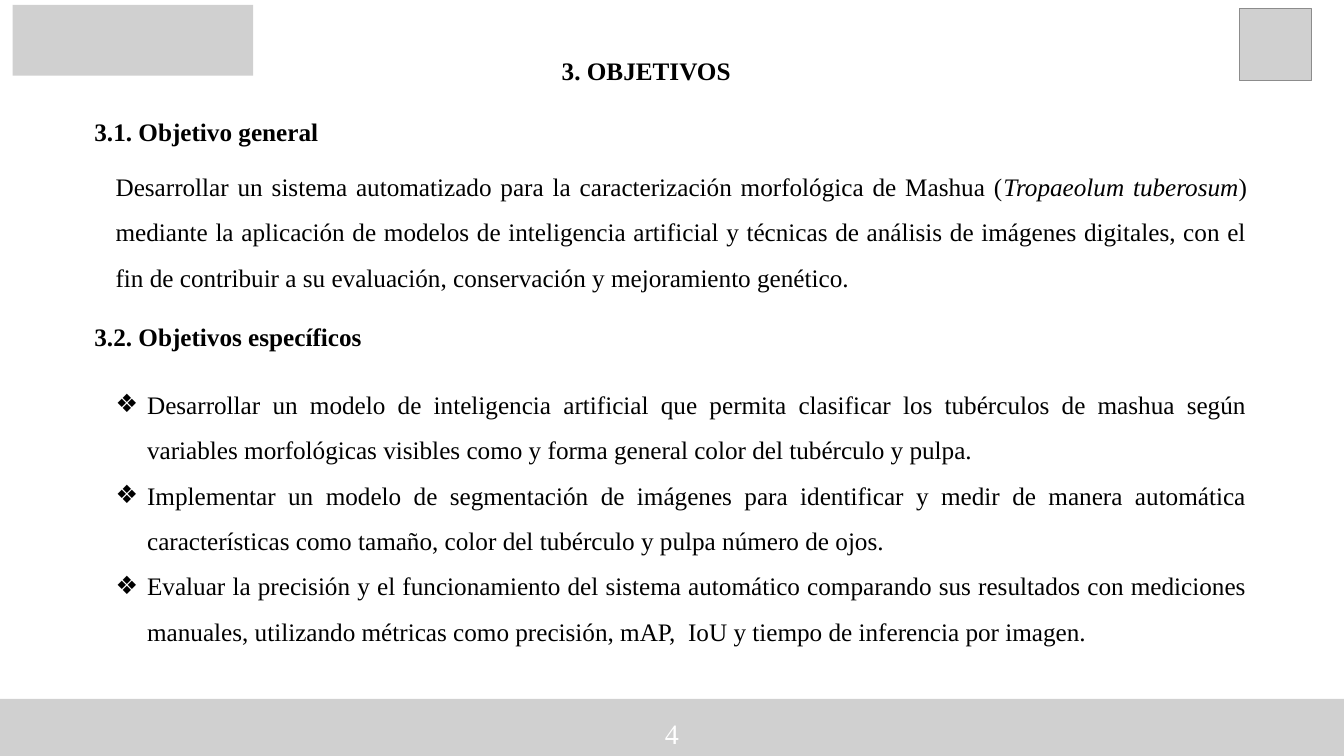
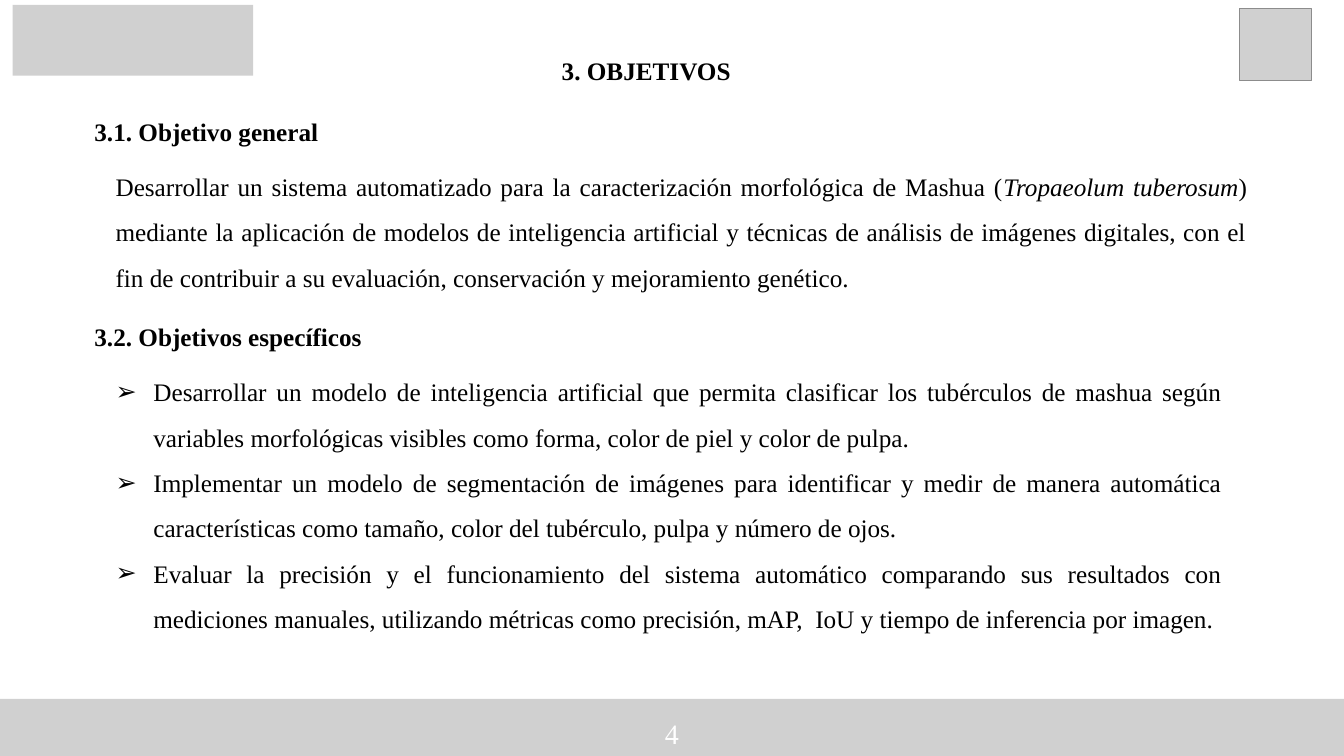
Before and after one commit to Yoel7576/Tesis, a slide deck: slide 4 of File/U3/Tesis_pheno_mashua.pptx. Drawn at 1344x756 pixels with LibreOffice and Linux fonts; fonts in the diff are those of the drawing; grey boxes stand for pictures. Boxes give left, top, right and bottom in pixels: in the first picture for what was removed or moved away, otherwise in the second. Text is boxed around its words. In the diff, an @@ line names an element or a change of style, - is before the commit and + after.

```diff
--- a/File/U3/Tesis_pheno_mashua.pptx
+++ b/File/U3/Tesis_pheno_mashua.pptx
@@ text "Desarrollar un modelo de inteligencia ...": place and size @@
-text "Desarrollar un modelo de inteligencia ..." at (147,396,1246,647)
+text "Desarrollar un modelo de inteligencia ..." at (153,383,1221,634)
@@ text at (153,383,1221,543): text changed @@
-❖ Desarrollar un modelo de inteligencia artificial que permita clasificar los tubérculos de mashua según variables morfológicas visibles como y forma general color del tubérculo y pulpa.
-❖ Implementar un modelo de segmentación de imágenes para identificar y medir de manera automática características como tamaño, color del tubérculo y pulpa número de ojos.
+➢ Desarrollar un modelo de inteligencia artificial que permita clasificar los tubérculos de mashua según variables morfológicas visibles como forma, color de piel y color de pulpa.
+➢ Implementar un modelo de segmentación de imágenes para identificar y medir de manera automática características como tamaño, color del tubérculo, pulpa y número de ojos.
@@ text at (153,565,1221,634): bullet ❖ to ➢; more space between paragraphs @@
```
Also in this commit, not shown: 3 other slides changed, 3 other files.
